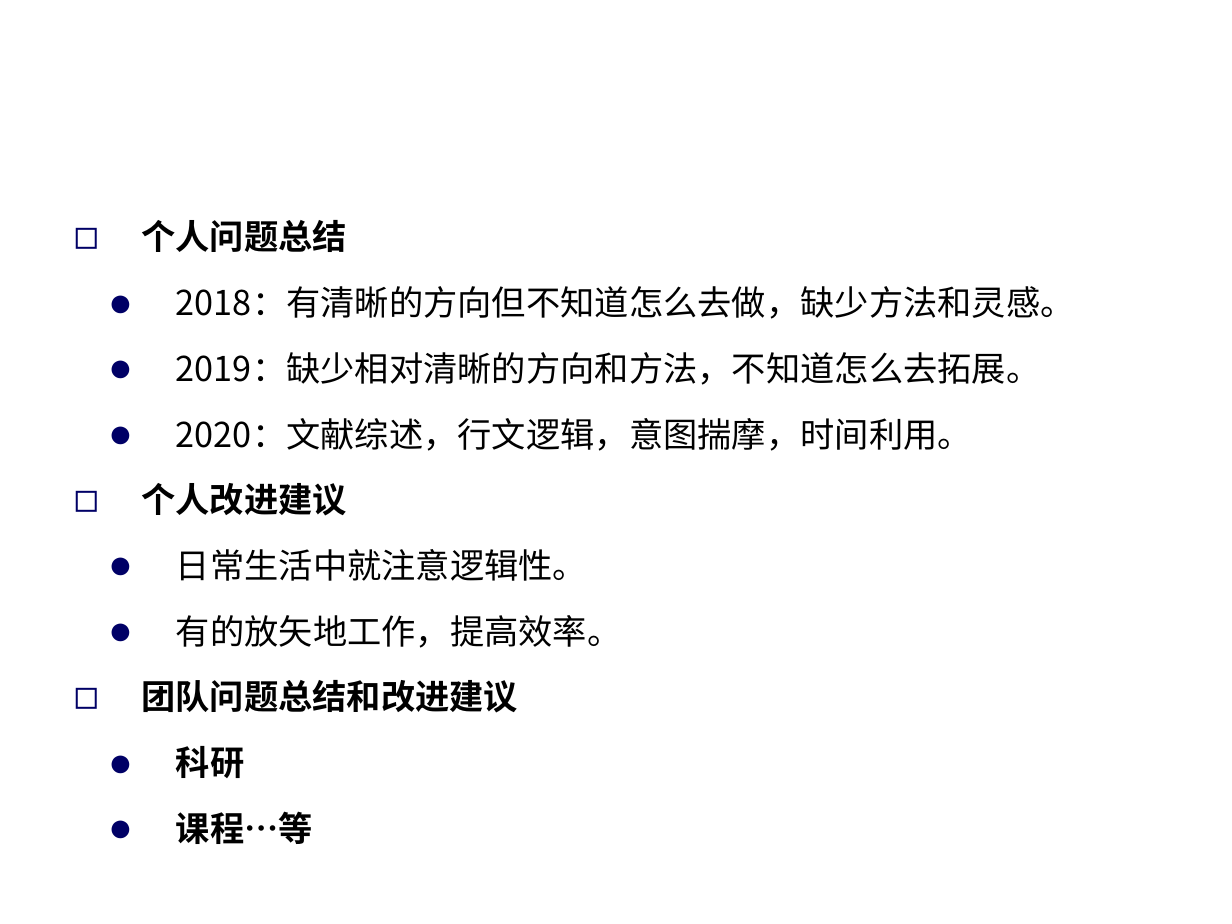
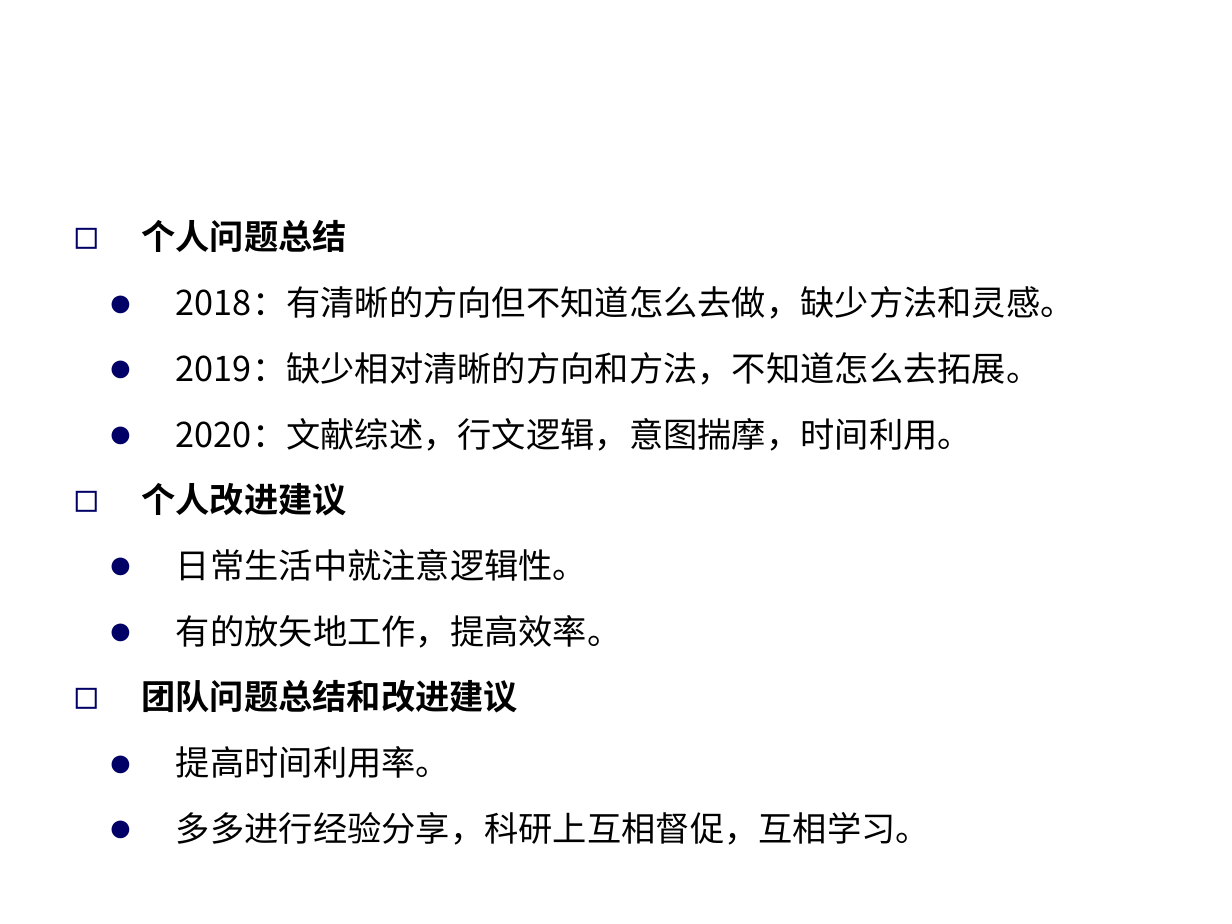
Before and after one commit to Dis-count/Writing, a slide deck: slide 3 of 2020年度总结lzk.ppt. Drawn at 1232x924 pixels with LibreOffice and Linux fonts; fonts in the diff are those of the drawing; background and template pictures are left out. Boxes give left, top, right and bottom in pixels: in the first picture for what was removed or moved away, otherwise in the second. Text is boxed around its words. In the diff, an @@ line names an element or a change of style, - is before the commit and + after.

```diff
--- a/2020年度总结lzk.ppt
+++ b/2020年度总结lzk.ppt
@@ text at box(176, 746, 930, 845): text changed; bold off @@
-  ● 科研
-  ● 课程…等
+  ● 提高时间利用率。
+  ● 多多进行经验分享，科研上互相督促，互相学习。
```
Also in this commit, not shown: 3 other slides changed, 2 other files.
